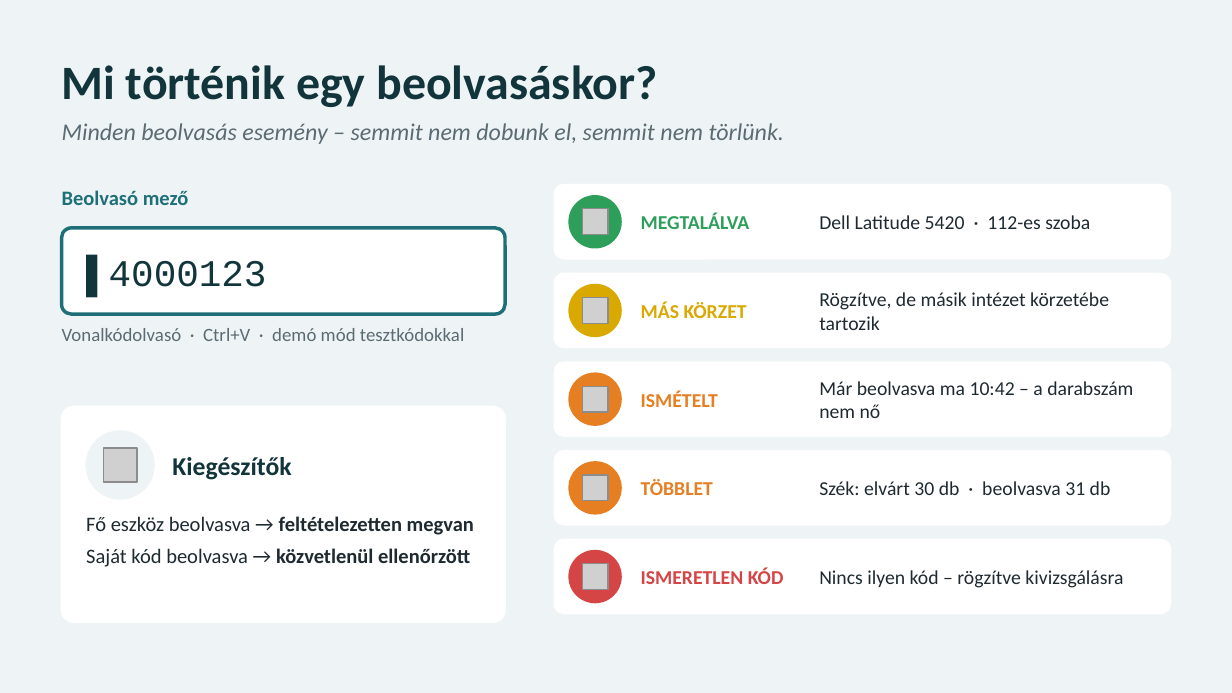
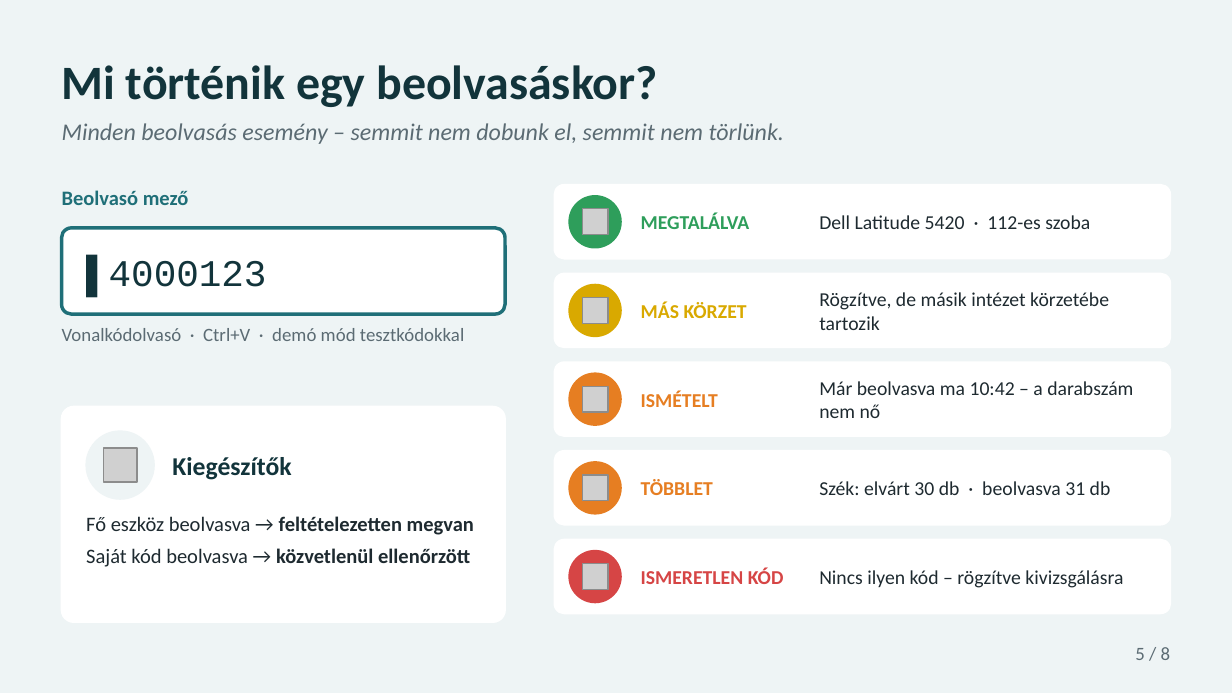
Before and after one commit to Horvathmate7514/projektlabor, a slide deck: slide 5 of 02_alkalom/Prezentacio/2_alkalom_prezentacio.pptx. Drawn at 1232x693 pixels with LibreOffice and Linux fonts; fonts in the diff are those of the drawing; grey boxes stand for pictures. Boxes give left, top, right and bottom in pixels: in the first picture for what was removed or moved away, otherwise in the second. Text is boxed around its words. In the diff, an @@ line names an element or a change of style, - is before the commit and + after.

```diff
--- a/02_alkalom/Prezentacio/2_alkalom_prezentacio.pptx
+++ b/02_alkalom/Prezentacio/2_alkalom_prezentacio.pptx
@@ page number added at <box>1135,647,1171,660</box>, 11 pt, text #5B6B73 @@
+5 / 8
```
Also in this commit, not shown: 7 other slides changed.
